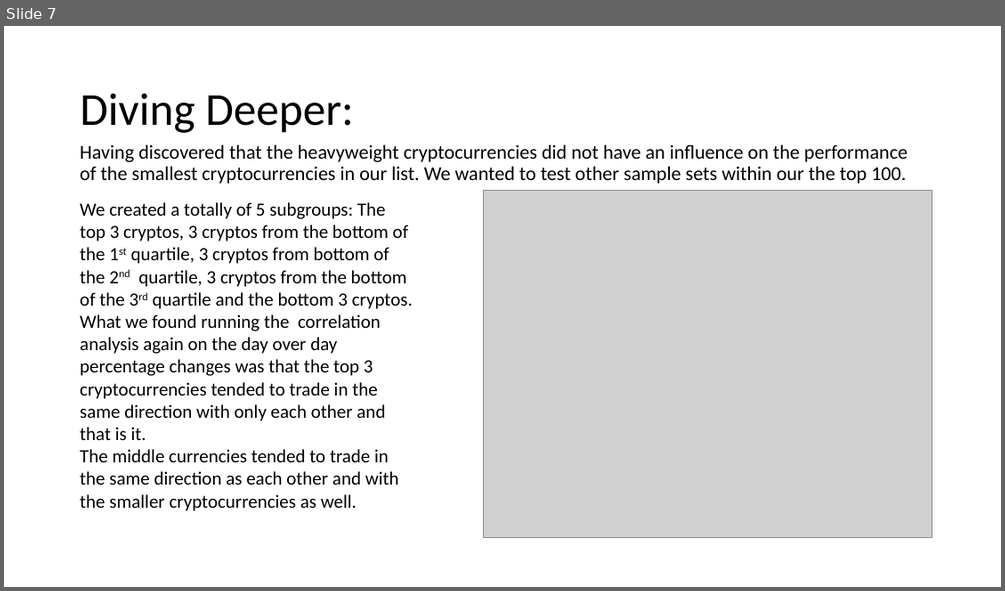
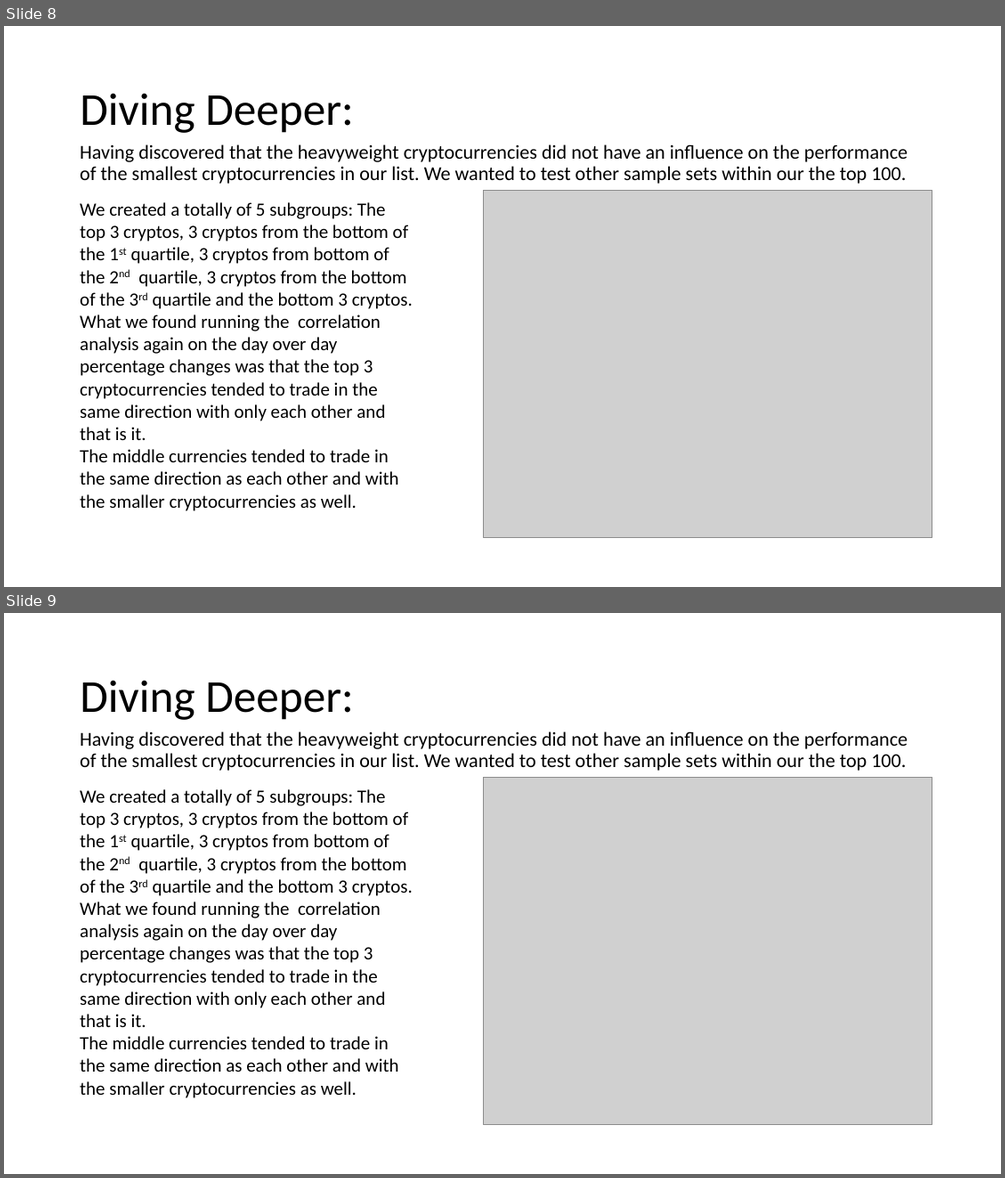
Before and after one commit to kevzha/CryptoAnalysis, a slide deck: Crypto Presentation .ppt. Shown one above the other, each under a label of ours: slide 7 before the commit, slides 8 and 9 after it. The pictures are 1005x591 and 1005x1178 pixels, drawn with LibreOffice and Linux fonts; fonts in the diff are those of the drawing; grey boxes stand for pictures. Boxes give left, top, right and bottom in pixels: in the first picture for what was removed or moved away, otherwise in the second. Text is boxed around its words. In the diff, an @@ line names an element or a change of style, - is before the commit and + after.

```diff
--- a/Crypto Presentation .ppt
+++ b/Crypto Presentation .ppt
@@ slide 9 added at (x1=4, y1=613, x2=1001, y2=1174), background #FFFFFF @@
@@ title added at (x1=80, y1=680, x2=354, y2=720), 44 pt, text #000000 @@
+Diving Deeper:
@@ text added at (x1=80, y1=731, x2=907, y2=771), 19 pt, text #000000 @@
+Having discovered that the heavyweight cryptocurrencies did not have an influence on the performance of the smallest cryptocurrencies in our list. We wanted to test other sample sets within our the top 100.
@@ text added at (x1=80, y1=789, x2=413, y2=1098), 18 pt, text #000000 @@
+We created a totally of 5 subgroups: The top 3 cryptos, 3 cryptos from the bottom of the 1st quartile, 3 cryptos from bottom of the 2nd quartile, 3 cryptos from the bottom of the 3rd quartile and the bottom 3 cryptos.
+What we found running the correlation analysis again on the day over day percentage changes was that the top 3 cryptocurrencies tended to trade in the same direction with only each other and that is it.
+The middle currencies tended to trade in the same direction as each other and with the smaller cryptocurrencies as well.
@@ picture added at (x1=484, y1=777, x2=932, y2=1123) @@
@@ what was slide 7 is now slide 8 @@
```
Also in this commit, not shown: 3 other slides added, 5 other files.
